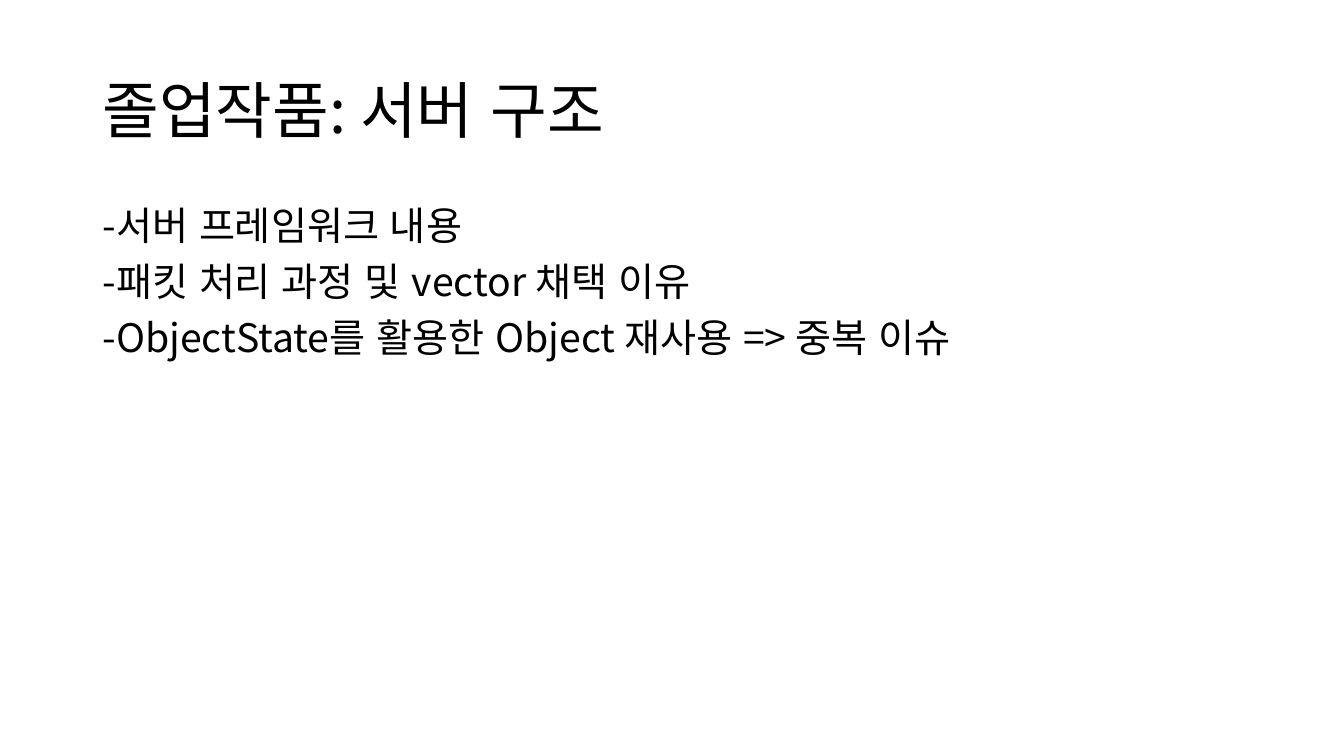
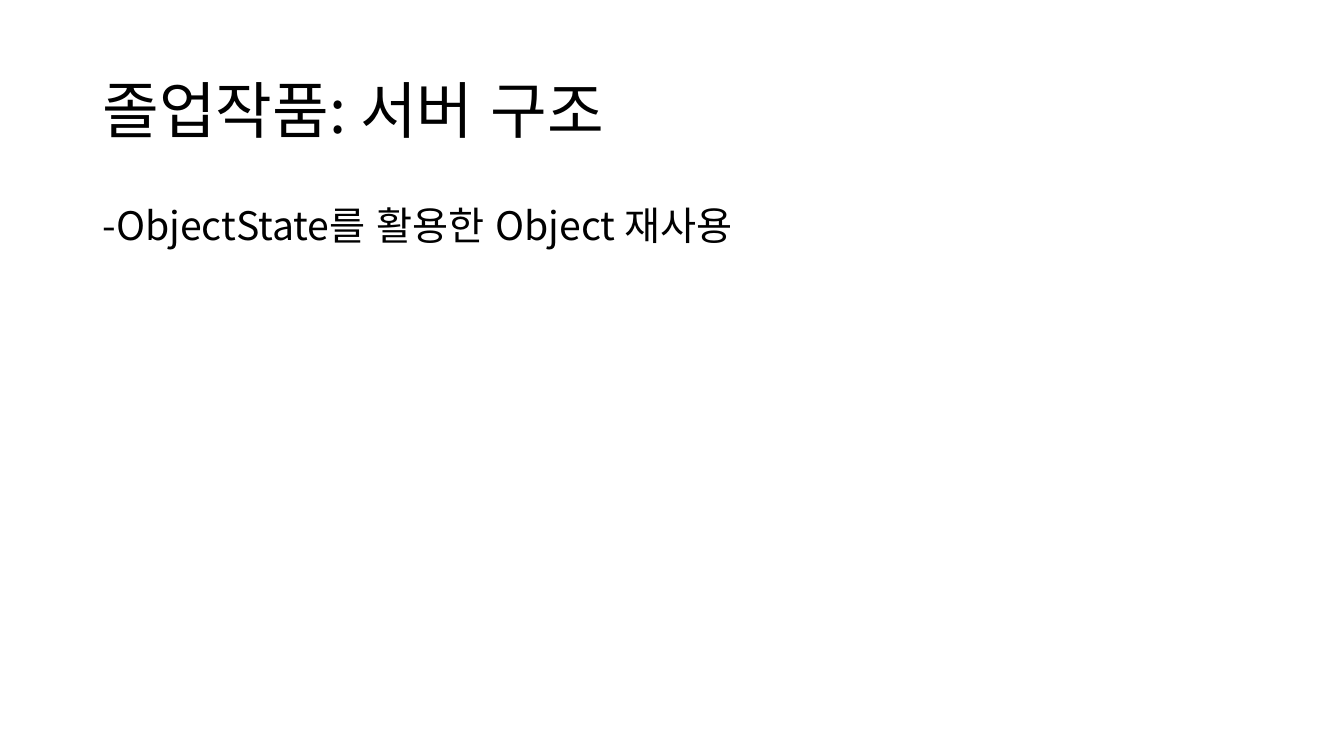
Before and after one commit to kimi5231/B1A2_project, a slide deck: slide 9 of 포트폴리오/임수영/포트폴리오.pptx (slide 6 before the commit). Drawn at 1344x756 pixels with LibreOffice and Linux fonts; fonts in the diff are those of the drawing. Boxes give left, top, right and bottom in pixels: in the first picture for what was removed or moved away, otherwise in the second. Text is boxed around its words. In the diff, an @@ line names an element or a change of style, - is before the commit and + after.

```diff
--- a/포트폴리오/임수영/포트폴리오.pptx
+++ b/포트폴리오/임수영/포트폴리오.pptx
@@ text at (102,207,732,250): text changed @@
--서버 프레임워크 내용
--패킷 처리 과정 및 vector 채택 이유
--ObjectState를 활용한 Object 재사용 => 중복 이슈
+-ObjectState를 활용한 Object 재사용
```
Also in this commit, not shown: 3 other slides changed, 3 slides added, 1 other file.
